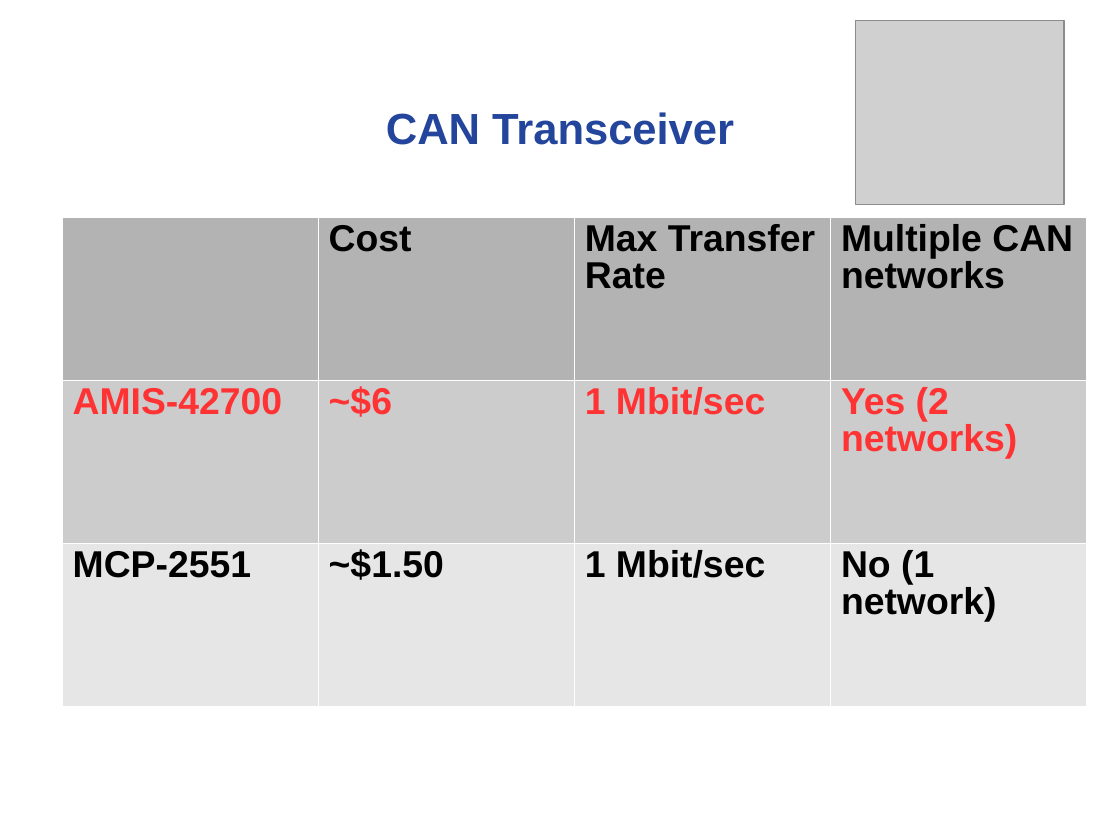
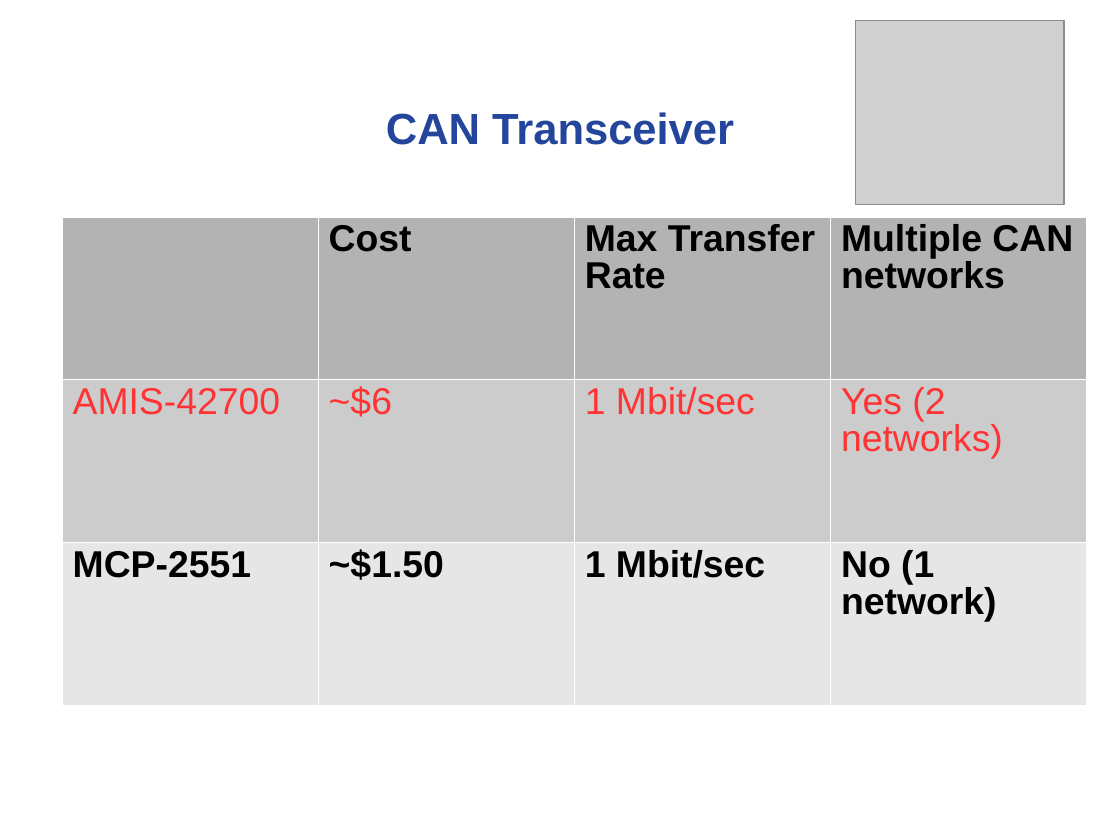
Before and after one commit to noahterickson/DigitalDash, a slide deck: slide 5 of Proposal/Project Proposal.ppt. Drawn at 1120x840 pixels with LibreOffice and Linux fonts; fonts in the diff are those of the drawing; grey boxes stand for pictures; background and template pictures are left out. Boxes give left, top, right and bottom in pixels: in the first picture for what was removed or moved away, otherwise in the second. Text is boxed around its words. In the diff, an @@ line names an element or a change of style, - is before the commit and + after.

```diff
--- a/Proposal/Project Proposal.ppt
+++ b/Proposal/Project Proposal.ppt
@@ table at box(62, 216, 1088, 704) @@
@@ bold off in "AMIS-42700", "~$6", "1 Mbit/sec", "Yes (2 networks)" @@
```
Also in this commit, not shown: 10 other slides changed, 1 slide added.
